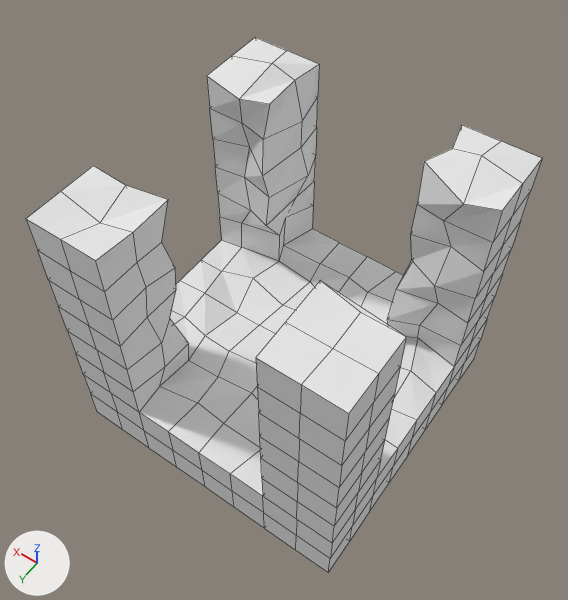
The Blender file modelsrc/gopher/crossjunction.blend as it was, and as the next commit left it.
Both versions are drawn from a 50 mm lens placed at (-1.77, 2.56, 3.98), pointed at (0.0, 0.08, 0.1). The lights are fixed; the arrows at lower left show +X, +Y and +Z. Mesh edges are drawn as thin lines.
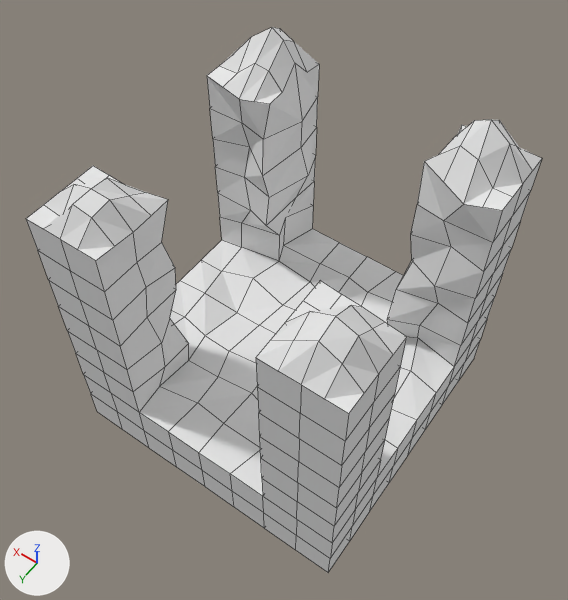
Pixel boxes (x1, y1, x2, y2) of what changed, in the pictures (568 x 600 px):
```json
{"object": "Cube", "change": "reshaped", "before": [26, 37, 542, 572], "after": [26, 27, 542, 572]}
{"part": 1, "of": "me_cube", "change": "built on", "before": [26, 37, 542, 441], "after": [26, 27, 542, 441]}
```

Scene script edits in JSON lines:
```json
{"block": "me_cube", "where": "# used by ob_cube; location = (0.0, 0.0, 0.0)"}
{"op": "remove", "block": "me_cube", "code": "me_cube.from_pydata(...)  # 386 vertices, 385 faces; spans x -1.0..1.0, y -1.0..1.0, z -1.0..1.05"}
{"op": "add", "block": "me_cube", "code": "me_cube.from_pydata(...)  # 450 vertices, 432 faces; spans x -1.0..1.0, y -1.0..1.0, z -1.0..1.3"}
{"block": "me_cube", "change": "me_cube part 1"}
{"block": "me_cube", "change": "7 vertices are removed from x -0.76..0.71, y -0.8..0.76, z 0.94..1.05"}
{"block": "me_cube", "change": "49 faces are deleted"}
{"block": "me_cube", "change": "61 vertices are added at x -1.0..0.87, y -1.0..0.88, z 0.98..1.3"}
{"block": "me_cube", "change": "5 new vertices lie (0.0, 0.12, 0.0) away from vertices in x -1.0..1.0, y -1.0..0.75, z 1.0"}
{"block": "me_cube", "change": "5 new vertices lie (0.13, 0.0, 0.0) away from vertices in x -1.0..0.75, y 0.51..1.0, z 1.0"}
{"block": "me_cube", "change": "96 new faces join them"}
```
